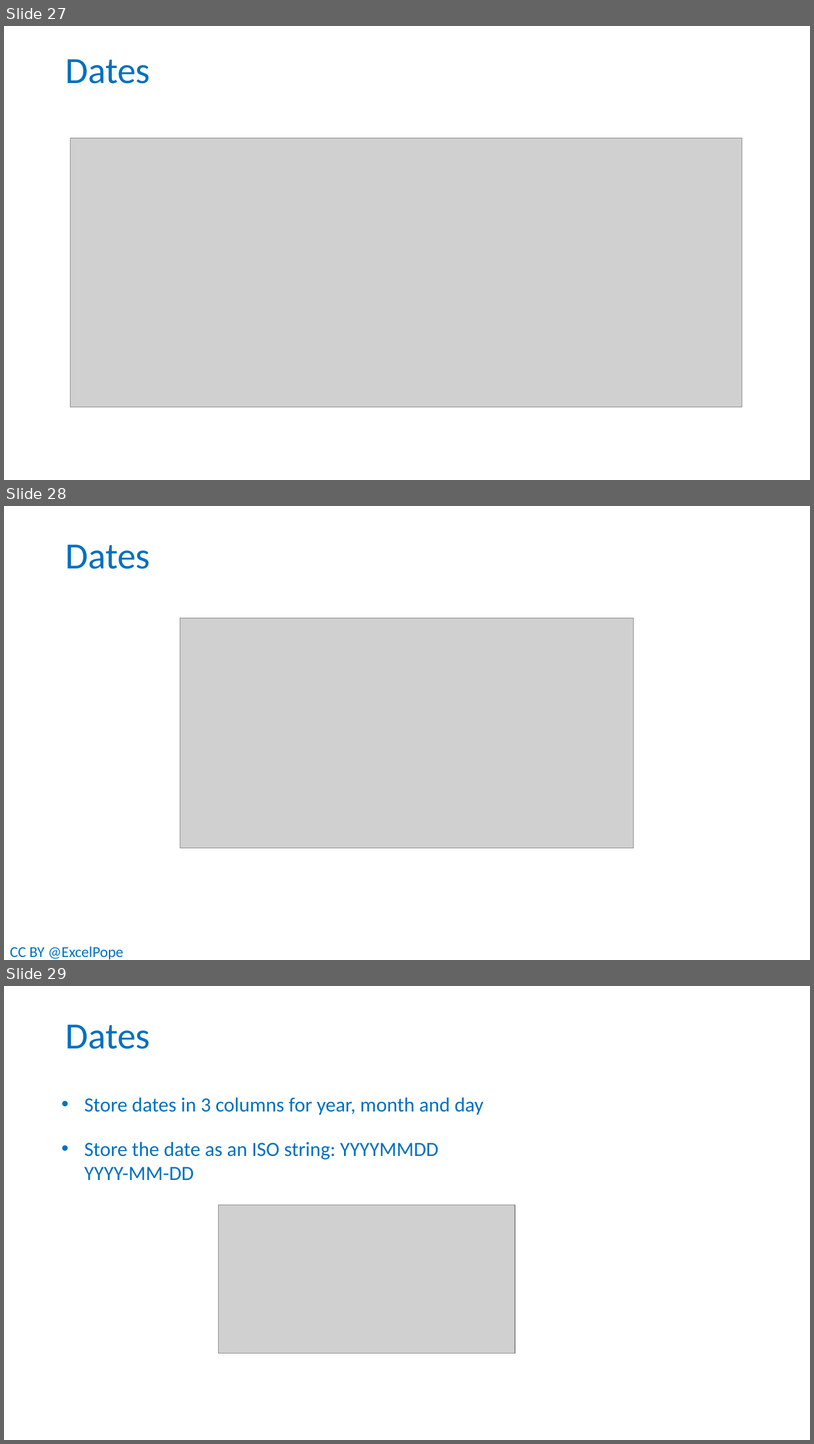
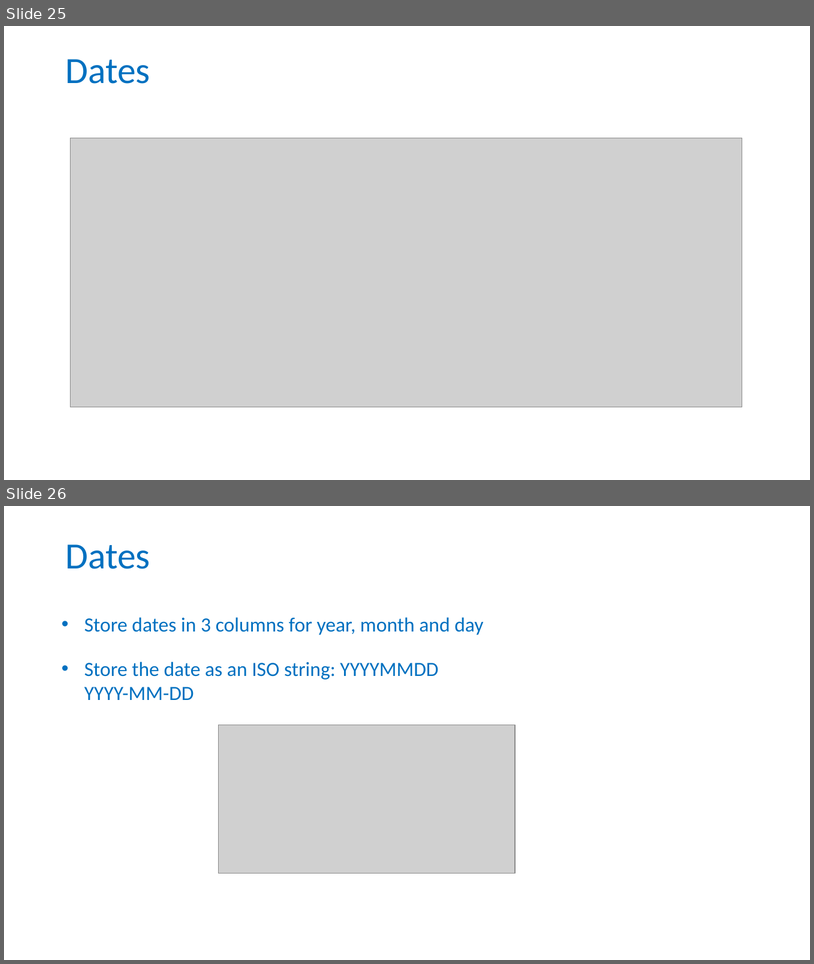
Before and after one commit to tzielins/private-fair-for-busy-biologists, a slide deck: instructors/03_Data-in-excel_v3.3.pptx. Shown one above the other, each under a label of ours: slides 27, 28 and 29 before the commit, slides 25 and 26 after it. The pictures are 814x1444 and 814x964 pixels, drawn with LibreOffice and Linux fonts; fonts in the diff are those of the drawing; grey boxes stand for pictures; background and template pictures are left out. Boxes give left, top, right and bottom in pixels: in the first picture for what was removed or moved away, otherwise in the second. Text is boxed around its words. In the diff, an @@ line names an element or a change of style, - is before the commit and + after.

```diff
--- a/instructors/03_Data-in-excel_v3.3.pptx
+++ b/instructors/03_Data-in-excel_v3.3.pptx
@@ slide 28 removed at (x1=4, y1=506, x2=810, y2=960), background #FFFFFF @@
@@ title removed at (x1=65, y1=544, x2=150, y2=569) @@
-Dates
@@ picture removed at (x1=180, y1=618, x2=635, y2=849) @@
@@ text removed at (x1=10, y1=946, x2=123, y2=959) @@
-CC BY @ExcelPope
@@ what was slide 27 is now slide 25 @@
@@ what was slide 29 is now slide 26 @@
```
Also in this commit, not shown: 17 slides changed, 2 other slides removed, 1 other file.
